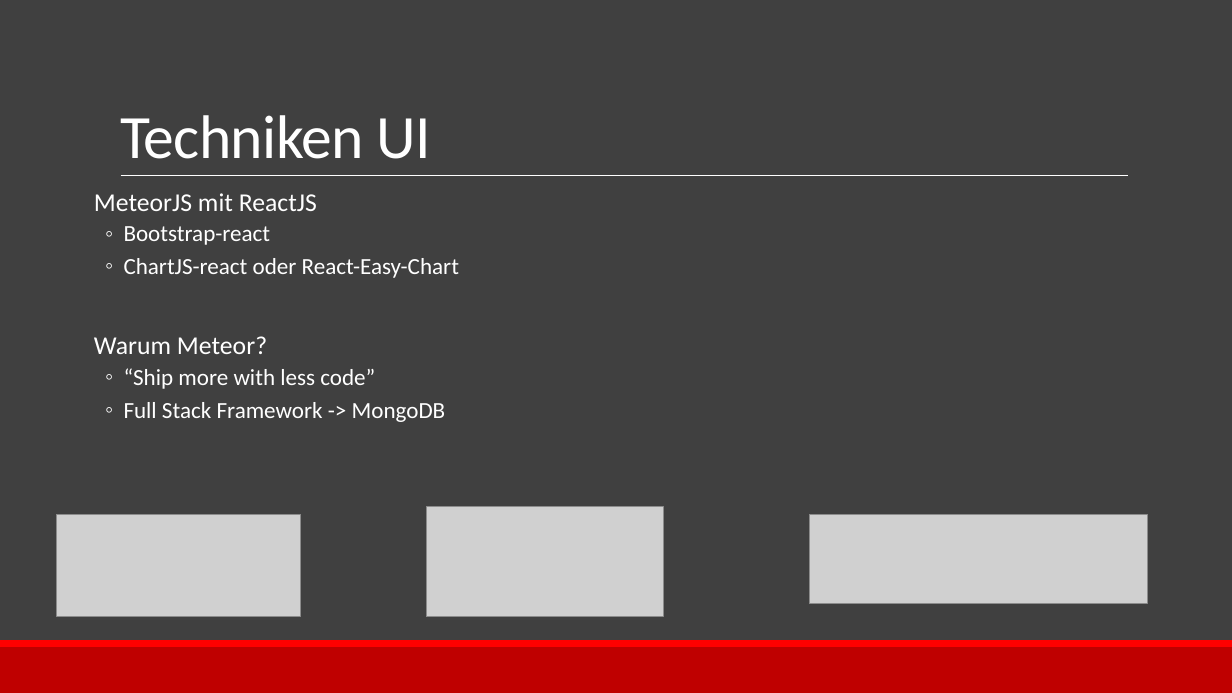
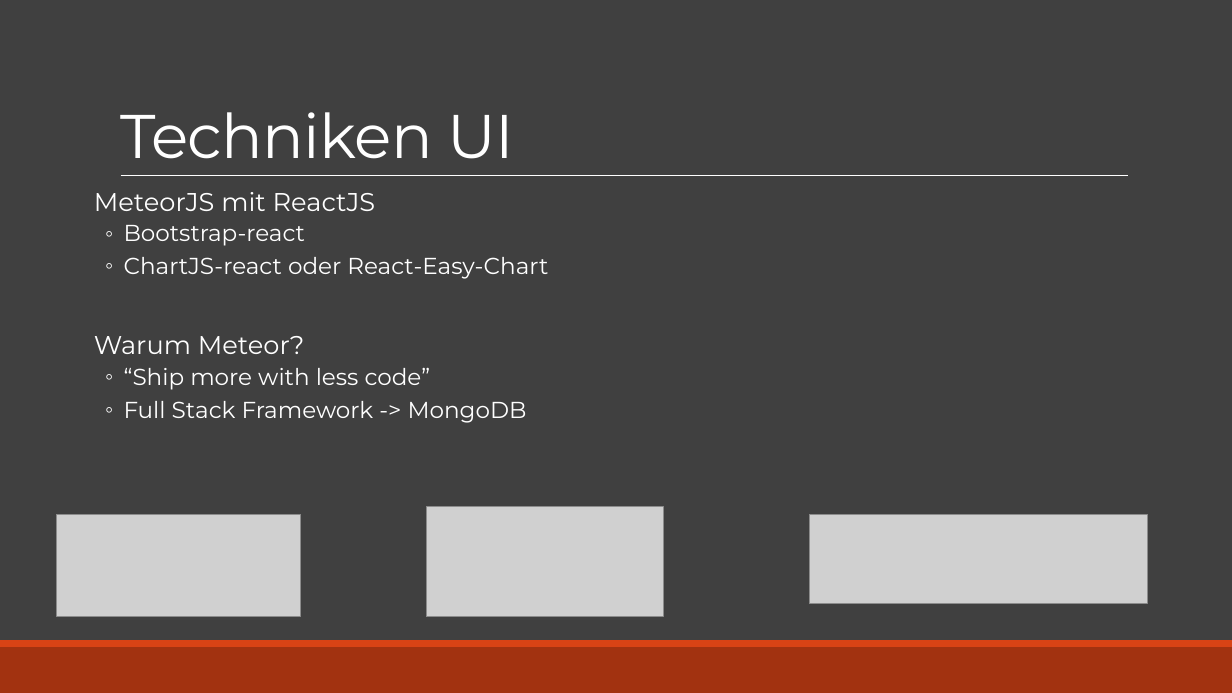
Before and after one commit to buegeleisen/dhbw_14sea_projekt, a slide deck: slide 5 of Portfolio/Session3.pptx. Drawn at 1232x693 pixels with LibreOffice and Linux fonts; fonts in the diff are those of the drawing; grey boxes stand for pictures. Boxes give left, top, right and bottom in pixels: in the first picture for what was removed or moved away, otherwise in the second. Text is boxed around its words. In the diff, an @@ line names an element or a change of style, - is before the commit and + after.

```diff
--- a/Portfolio/Session3.pptx
+++ b/Portfolio/Session3.pptx
@@ title "Techniken UI" at bbox=[120, 112, 515, 159]: font Calibri to Montserrat @@
@@ text "MeteorJS mit ReactJS" at bbox=[94, 192, 548, 423]: font Calibri to Montserrat @@
@@ rectangle at bbox=[0, 647, 1232, 693]: fill #BF0000 to #A23210 @@
@@ rectangle at bbox=[0, 640, 1232, 647]: fill #FF0000 to #D84315 @@
```
Also in this commit, not shown: 6 other slides changed.
